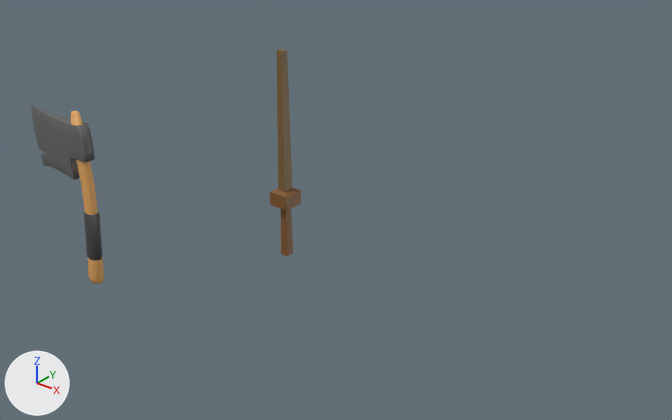
An edit to the Blender file Q.Semin/Sword.blend, drawn before and after from the same camera.
The view is the same before and after, from a 50 mm lens placed at (1.894, -2.099, 1.534), pointed at (0.384, -0.211, 0.364). Lighting does not change. The marker at lower left points along +X, +Y and +Z.
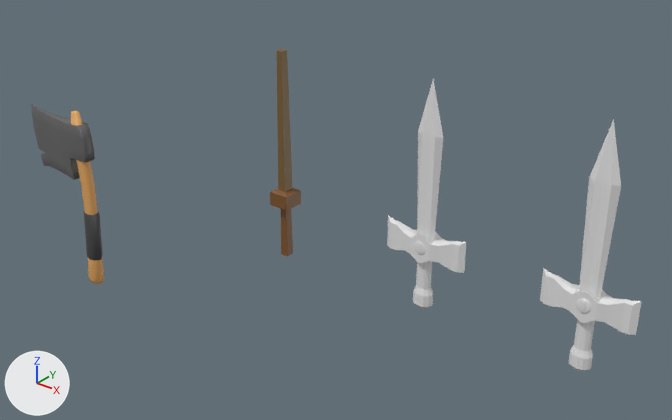
The newer file is also turned or shifted as a whole; pictures and numbers use the older file's frame.

Boxes [x1, y1, x2, y2] around the edits, measured in the pictures (672 x 420 px):
'Cube.004', added
    after: [387, 79, 466, 309]
    faces in mat_swordhead (white #e7e7e7): [417, 79, 443, 241]
    faces in mat_swordbodytop (white #e7e7e7): [387, 215, 466, 273]
    faces in mat_swordbodybottom (white #e7e7e7): [413, 261, 433, 309]
    faces in mat_swordgem (white #e7e7e7): [414, 241, 426, 255]
'Cube.009', added
    after: [579, 119, 621, 298]
'Cube.010', added
    after: [540, 268, 642, 335]
'Cube.007', added
    after: [569, 319, 595, 371]
'Cube.008', added
    after: [576, 298, 592, 314]

What the commit changed:
Material 'SwordBodyTop.001' (mat_swordbodytop_001) is new.
Its base color is (0.8, 0.8, 0.8) (white #e7e7e7).
Material 'SwordHead.001' (mat_swordhead_001) is new.
Its base color is (0.8, 0.8, 0.8) (white #e7e7e7).
Material 'SwordGem.001' (mat_swordgem_001) is new.
Its base color is (0.8, 0.8, 0.8) (white #e7e7e7).
Material 'SwordBodyBottom.001' (mat_swordbodybottom_001) is new.
Its base color is (0.8, 0.8, 0.8) (white #e7e7e7).
Material 'SwordHead' (mat_swordhead) is new.
Its base color is (0.8, 0.8, 0.8) (white #e7e7e7).
Material 'SwordBodyBottom' (mat_swordbodybottom) is new.
Its base color is (0.8, 0.8, 0.8) (white #e7e7e7).
Material 'SwordGem' (mat_swordgem) is new.
Its base color is (0.8, 0.8, 0.8) (white #e7e7e7).
Material 'SwordBodyTop' (mat_swordbodytop) is new.
Its base color is (0.8, 0.8, 0.8) (white #e7e7e7).
Mesh me_cube_012 is new.
It has 62 vertices, 60 faces and spans x -1.47..1.47, y -5.09..5.09, z -1.75..-0.88.
It uses material mat_swordbodytop_001 (white #e7e7e7).
Mesh me_cube_011 is new.
It has 17 vertices, 16 faces and spans x -0.56..0.56, y -1.57..1.57, z -1.16..2.84.
It uses material mat_swordhead_001 (white #e7e7e7).
Mesh me_cube_010 is new.
It has 154 vertices, 144 faces and spans x -1.72..1.74, y -1.29..1.29, z -1.5..-1.13.
It uses material mat_swordgem_001 (white #e7e7e7).
Mesh me_cube_009 is new.
It has 60 vertices, 49 faces and spans x -1.19..1.19, y -1.19..1.19, z -3.11..-1.54.
It uses material mat_swordbodybottom_001 (white #e7e7e7).
Mesh me_cube_006 is new.
It has 293 vertices, 269 faces and spans x -1.72..1.74, y -5.09..5.09, z -3.11..2.84.
Faces by material slot: [16, 60, 144, 49].
It uses material mat_swordhead (white #e7e7e7).
It uses material mat_swordbodytop (white #e7e7e7).
It uses material mat_swordgem (white #e7e7e7).
It uses material mat_swordbodybottom (white #e7e7e7).
Object 'Cube.010' (ob_cube_010) is new; it shows me_cube_012.
Its location is (1.083, 0.0, 0.387).
Its rotation in degrees is (0, 0, 90).
Its scale is (0.0205, 0.0274, 0.125).
Object 'Cube.009' (ob_cube_009) is new; it shows me_cube_011.
Its location is (1.083, 0.0, 0.387).
Its rotation in degrees is (0, 0, 90).
Its scale is (0.0205, 0.0274, 0.125).
Object 'Cube.008' (ob_cube_008) is new; it shows me_cube_010.
Its location is (1.083, 0.0, 0.387).
Its rotation in degrees is (0, 0, 90).
Its scale is (0.0205, 0.0274, 0.125).
Object 'Cube.007' (ob_cube_007) is new; it shows me_cube_009.
Its location is (1.083, 0.0, 0.387).
Its rotation in degrees is (0, 0, 90).
Its scale is (0.0205, 0.0274, 0.125).
Object 'Cube.004' (ob_cube_004) is new; it shows me_cube_006.
Its location is (0.559, 0.0, 0.387).
Its rotation in degrees is (0, 0, 90).
Its scale is (0.0205, 0.0274, 0.125).
